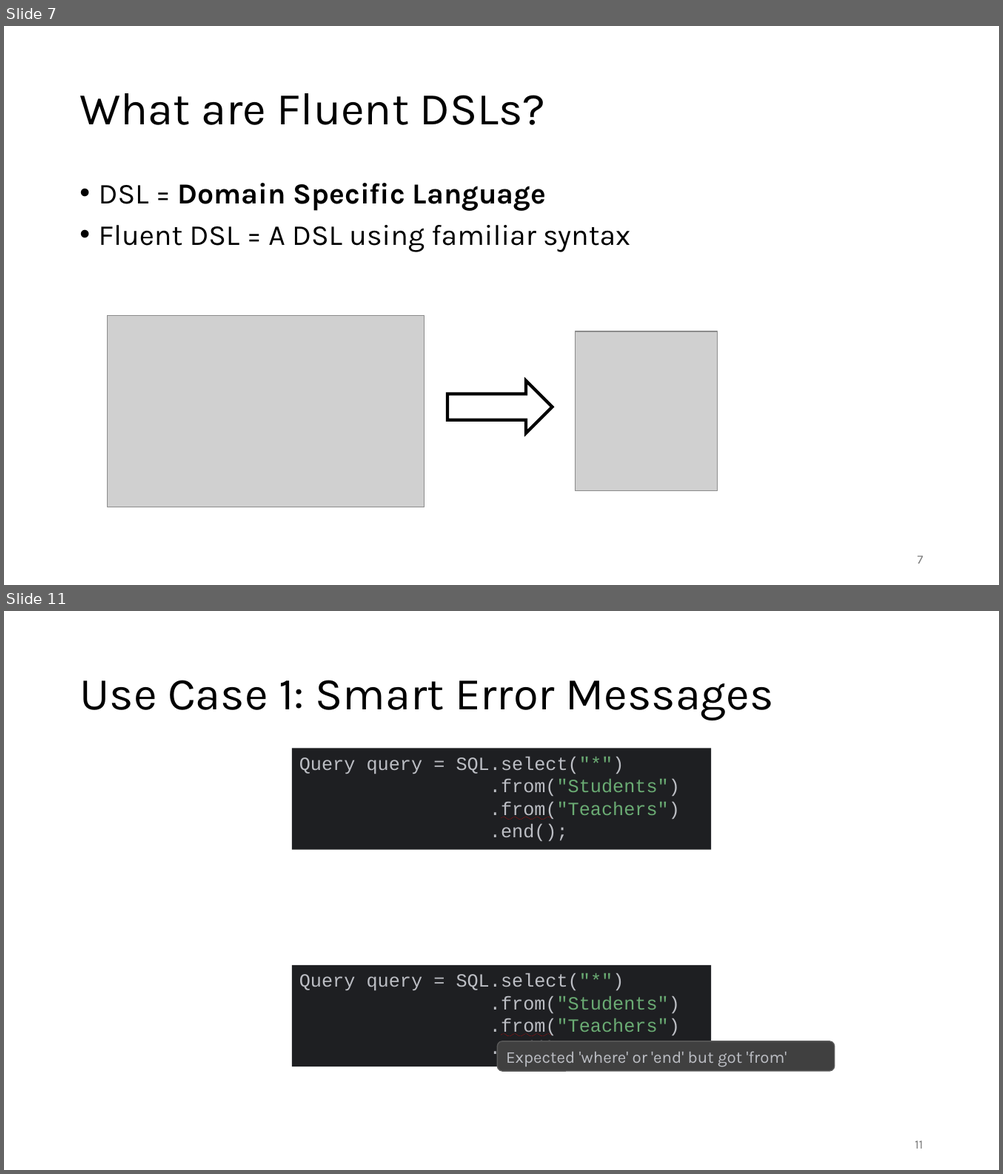
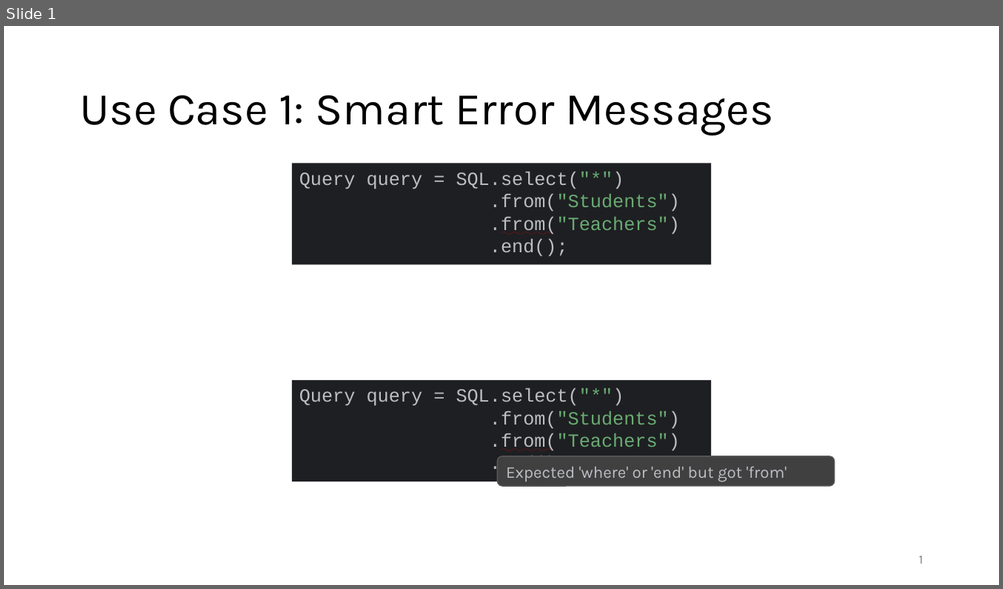
Before and after one commit to prg-titech/safe-fluent-dsls, a slide deck: concept/Research-Interest.pptx. Shown one above the other, each under a label of ours: slides 7 and 11 before the commit, slide 1 after it; the slides between them are not shown. The pictures are 1003x1174 and 1003x589 pixels, drawn with LibreOffice and Linux fonts; fonts in the diff are those of the drawing; grey boxes stand for pictures; background and template pictures are left out. Boxes give left, top, right and bottom in pixels: in the first picture for what was removed or moved away, otherwise in the second. Text is boxed around its words. In the diff, an @@ line names an element or a change of style, - is before the commit and + after.

```diff
--- a/concept/Research-Interest.pptx
+++ b/concept/Research-Interest.pptx
@@ slide 7 removed at bbox=[4, 26, 999, 585], background #FFFFFF @@
@@ title removed at bbox=[79, 93, 546, 125] @@
-What are Fluent DSLs?
@@ text removed at bbox=[99, 183, 630, 252] @@
-• DSL = Domain Specific Language
-• Fluent DSL = A DSL using familiar syntax
@@ picture removed at bbox=[107, 316, 424, 508] @@
@@ picture removed at bbox=[575, 332, 717, 491] @@
@@ right arrow removed at bbox=[447, 381, 552, 434] @@
@@ page number removed at bbox=[917, 556, 923, 564] @@
-7
@@ what was slide 11 is now slide 1 @@
@@ page number at bbox=[919, 556, 923, 564]: text changed @@
-11
+1
```
Also in this commit, not shown: 3 slides added, 9 other slides removed, 1 other file.
